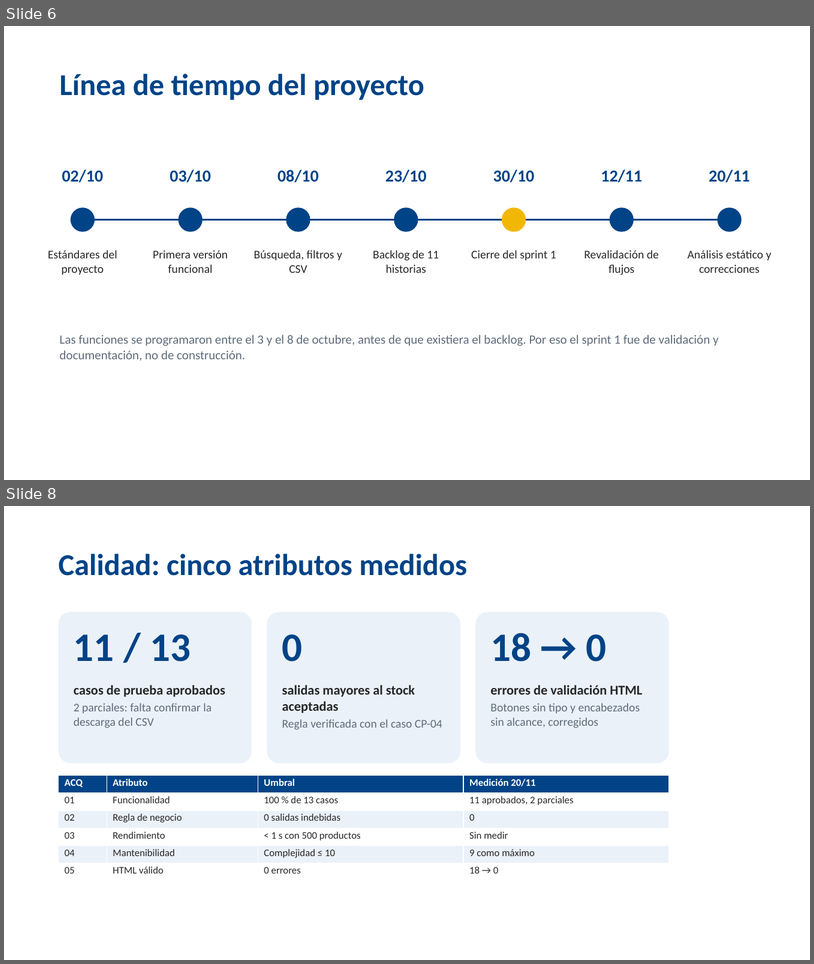
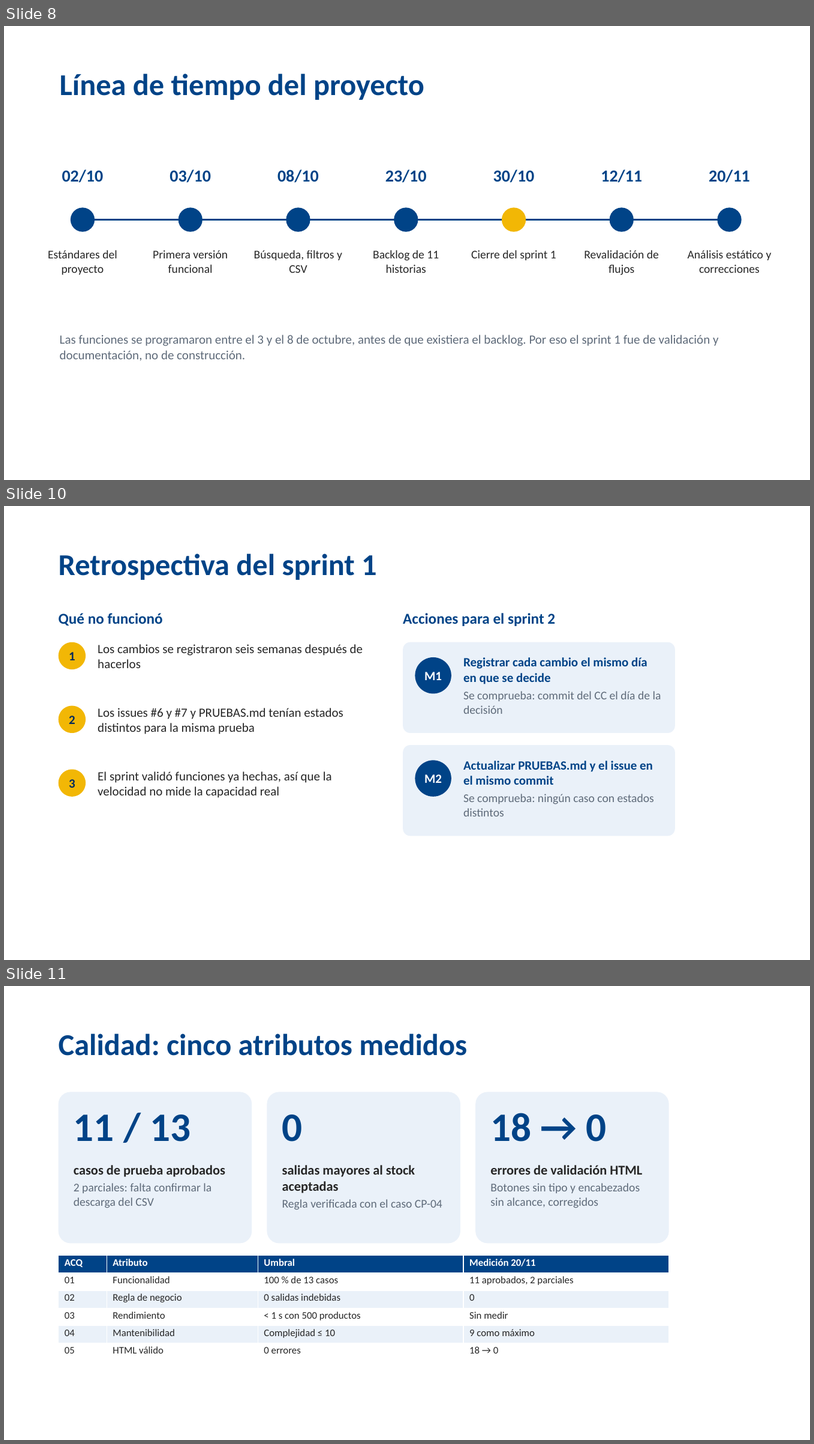
Before and after one commit to steveenbaez1-collab/ProyectoPapeler-a, a slide deck: docs/entrega-final/Sustentacion_Inventario_Papeleria.pptx. Shown one above the other, each under a label of ours: slides 6 and 8 before the commit, slides 8, 10 and 11 after it; the slides between them are not shown. The pictures are 814x964 and 814x1444 pixels, drawn with LibreOffice and Linux fonts; fonts in the diff are those of the drawing; background and template pictures are left out. Boxes give left, top, right and bottom in pixels: in the first picture for what was removed or moved away, otherwise in the second. Text is boxed around its words. In the diff, an @@ line names an element or a change of style, - is before the commit and + after.

```diff
--- a/docs/entrega-final/Sustentacion_Inventario_Papeleria.pptx
+++ b/docs/entrega-final/Sustentacion_Inventario_Papeleria.pptx
@@ slide 10 added at [4, 506, 810, 960], background #FFFFFF @@
@@ text added at [59, 553, 377, 580], 36 pt, text #004387, bold @@
+Retrospectiva del sprint 1
@@ text added at [59, 613, 163, 626], 18 pt, text #004387, bold @@
+Qué no funcionó
@@ text added at [403, 613, 555, 626], 18 pt, text #004387, bold @@
+Acciones para el sprint 2
@@ ellipse added at [59, 642, 86, 669], fill #F2B705, 15 pt, text #002B5C, bold @@
+1
@@ text added at [98, 644, 363, 668], 15 pt, text #262626 @@
+Los cambios se registraron seis semanas después de hacerlos
@@ rounded rectangle added at [403, 642, 675, 733], fill #EAF1F9 @@
@@ ellipse added at [416, 657, 452, 694], fill #004387, 15 pt, text #FFFFFF, bold @@
+M1
@@ text added at [464, 657, 662, 714], 15 pt, text #004387, bold @@
+Registrar cada cambio el mismo día en que se decide
+Se comprueba: commit del CC el día de la decisión
@@ ellipse added at [59, 706, 86, 733], fill #F2B705, 15 pt, text #002B5C, bold @@
+2
@@ text added at [98, 708, 344, 734], 15 pt, text #262626 @@
+Los issues #6 y #7 y PRUEBAS.md tenían estados distintos para la misma prueba
@@ rounded rectangle added at [403, 745, 675, 835], fill #EAF1F9 @@
@@ ellipse added at [59, 769, 86, 796], fill #F2B705, 15 pt, text #002B5C, bold @@
+3
@@ text added at [98, 771, 332, 798], 15 pt, text #262626 @@
+El sprint validó funciones ya hechas, así que la velocidad no mide la capacidad real
@@ ellipse added at [416, 760, 452, 796], fill #004387, 15 pt, text #FFFFFF, bold @@
+M2
@@ text added at [464, 760, 654, 816], 15 pt, text #004387, bold @@
+Actualizar PRUEBAS.md y el issue en el mismo commit
+Se comprueba: ningún caso con estados distintos
@@ what was slide 6 is now slide 8 @@
@@ what was slide 8 is now slide 11 @@
```
Also in this commit, not shown: 4 slides changed, 2 other slides added.
